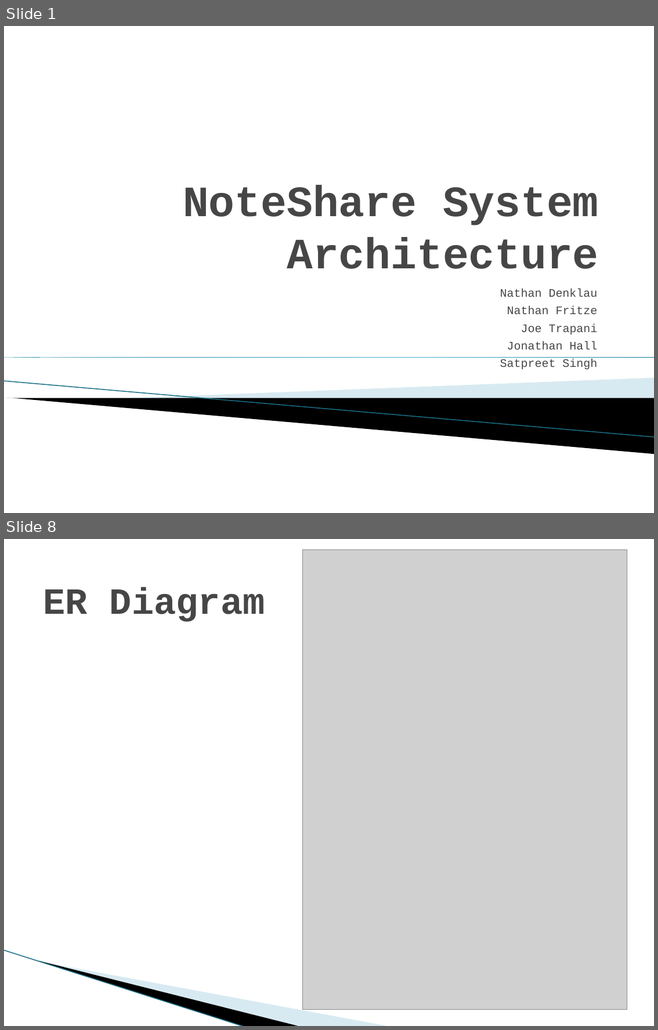
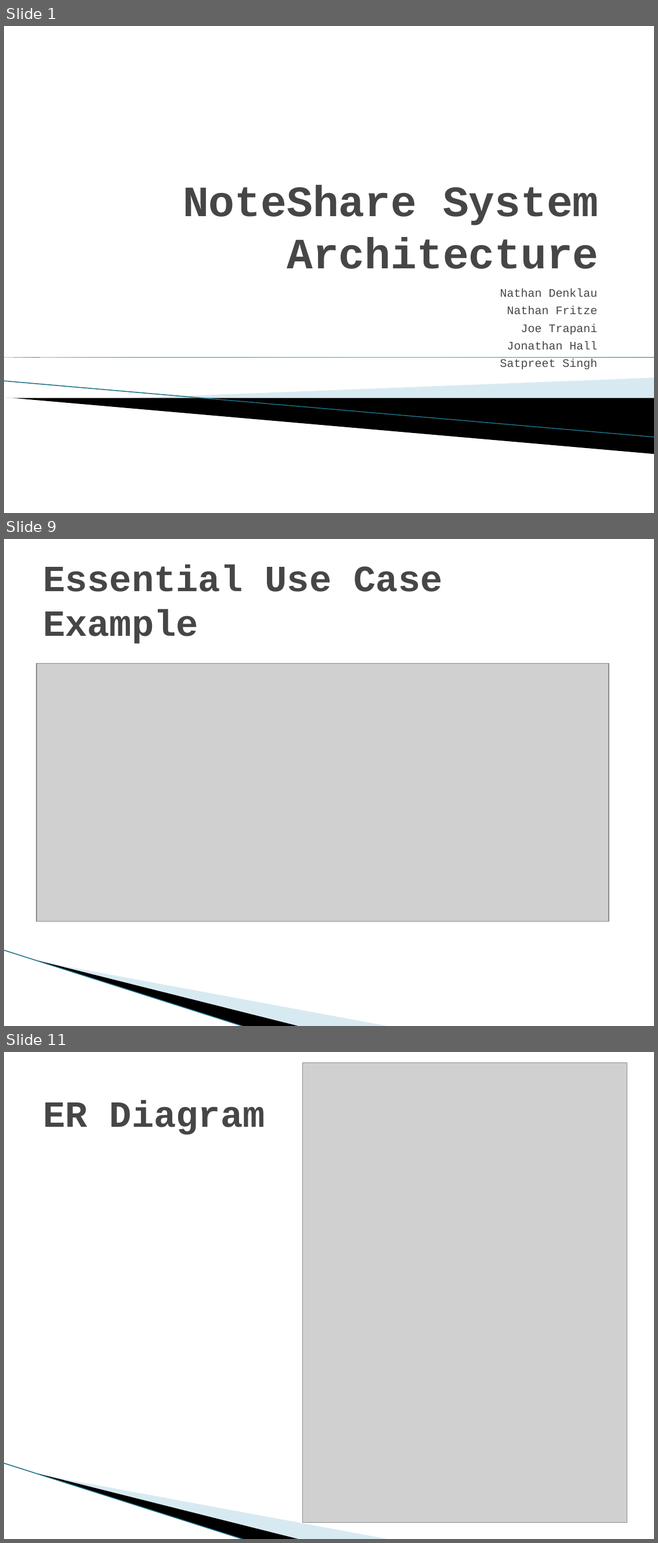
Before and after one commit to satpreetsingh/183project, a slide deck: Documentation/Architecture/NoteShare System Architecture.pptx. Shown one above the other, each under a label of ours: slides 1 and 8 before the commit, slides 1, 9 and 11 after it; the slides between them are not shown. The pictures are 658x1030 and 658x1543 pixels, drawn with LibreOffice and Linux fonts; fonts in the diff are those of the drawing; grey boxes stand for pictures; background and template pictures are left out. Boxes give left, top, right and bottom in pixels: in the first picture for what was removed or moved away, otherwise in the second. Text is boxed around its words. In the diff, an @@ line names an element or a change of style, - is before the commit and + after.

Commit message:
Updated with images and discriptions

```diff
--- a/Documentation/Architecture/NoteShare System Architecture.pptx
+++ b/Documentation/Architecture/NoteShare System Architecture.pptx
@@ slide 9 added at bbox=[4, 539, 654, 1026], background #FFFFFF; not listed: 3 template elements that a slide beside it also shows @@
@@ title added at bbox=[43, 565, 442, 644], 41 pt, text #464646, bold @@
+Essential Use Case Example
@@ picture added at bbox=[36, 664, 608, 922] @@
@@ what was slide 8 is now slide 11 @@
```
Also in this commit, not shown: 5 slides changed, 3 other slides added, 1 slide removed.
